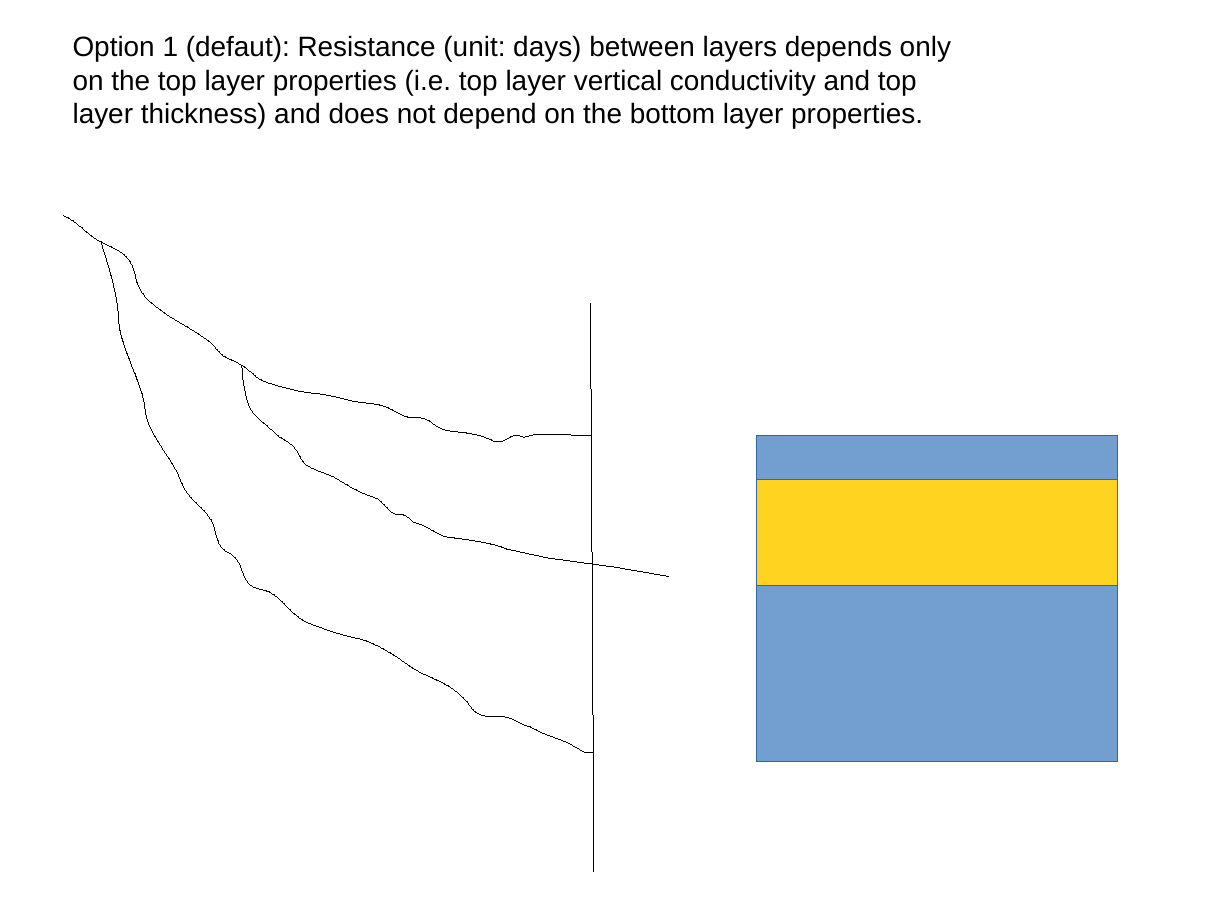
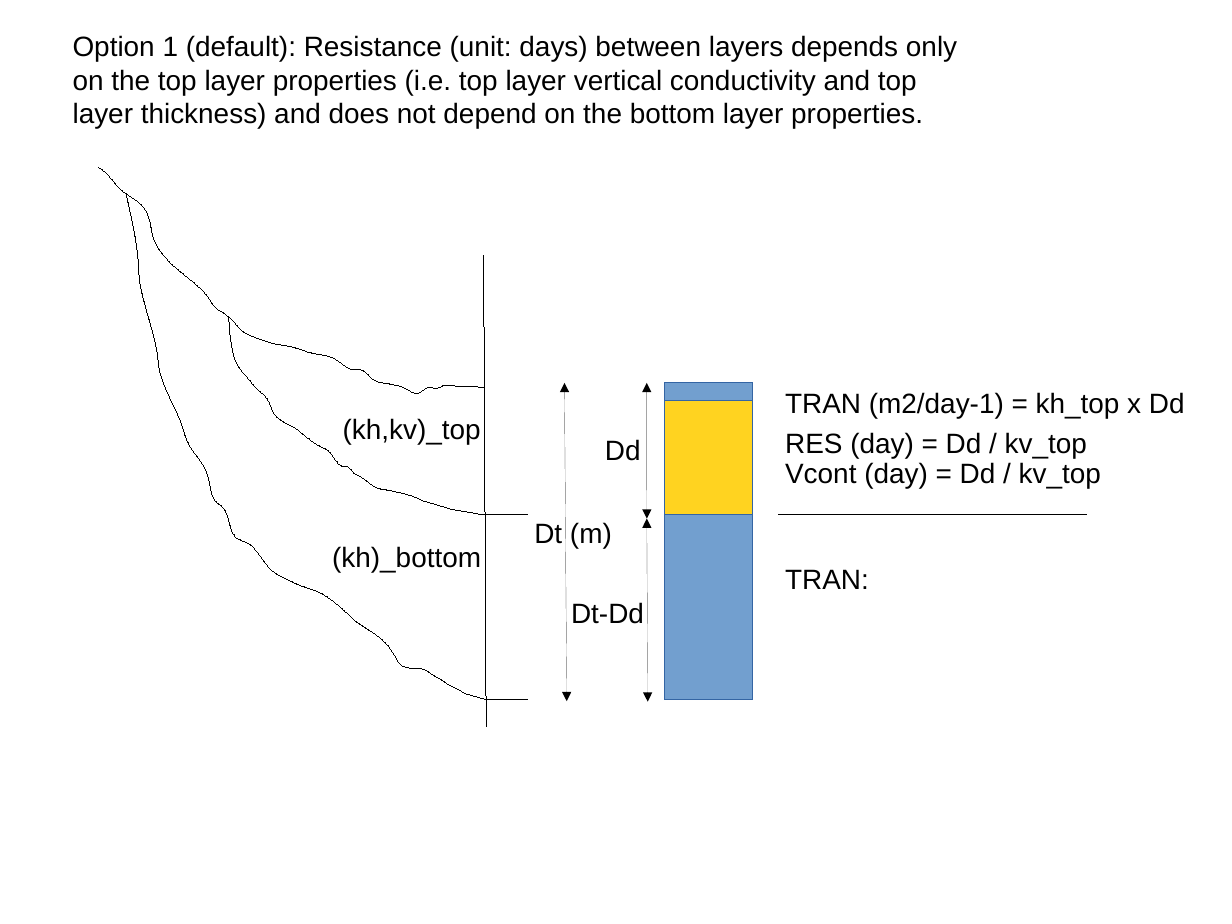
Before and after one commit to UU-Hydro/PCR-GLOBWB_model, a slide deck: slide 1 of inge_scripts/schematization.odp. Drawn at 1232x924 pixels with LibreOffice and Linux fonts; fonts in the diff are those of the drawing. Boxes give left, top, right and bottom in pixels: in the first picture for what was removed or moved away, otherwise in the second. Text is boxed around its words. In the diff, an @@ line names an element or a change of style, - is before the commit and + after.

```diff
--- a/inge_scripts/schematization.odp
+++ b/inge_scripts/schematization.odp
@@ text at [73,35,957,129]: text changed @@
-Option 1 (defaut): Resistance (unit: days) between layers depends only on the top layer properties (i.e. top layer vertical conductivity and top layer thickness) and does not depend on the bottom layer properties.
+Option 1 (default): Resistance (unit: days) between layers depends only on the top layer properties (i.e. top layer vertical conductivity and top layer thickness) and does not depend on the bottom layer properties.
@@ freeform shape: place and size @@
-freeform shape at [64,216,591,442]
+freeform shape at [98,168,484,394]
@@ freeform shape: place and size @@
-freeform shape at [102,243,595,754]
+freeform shape at [126,193,529,700]
@@ line added from (484, 255) to (486, 727), #000000 0 pt @@
@@ freeform shape: place and size @@
-freeform shape at [243,366,670,577]
+freeform shape at [229,316,529,514]
@@ line moved from (590, 304) - (594, 872) to (565, 383) - (567, 701) @@
@@ line (565, 383) - (567, 701): line to double arrow @@
@@ double arrow added from (647, 383) to (647, 519), #000000 0 pt @@
@@ rectangle added at [664,383,752,401], fill #729FCF, outline #3465A4 0 pt @@
@@ text added at [343,418,481,445], 18 pt, text #000000 @@
+(kh,kv)_top
@@ rectangle added at [664,400,752,514], fill #FFD320, outline #3465A4 0 pt @@
@@ text added at [785,392,1185,418], 18 pt, text #000000 @@
+TRAN (m2/day-1) = kh_top x Dd
@@ text added at [605,439,641,461], 18 pt, text #000000 @@
+Dd
@@ rectangle removed at [757,436,1118,489] @@
@@ text added at [785,432,1087,458], 18 pt, text #000000 @@
+RES (day) = Dd / kv_top
@@ text added at [785,462,1101,489], 18 pt, text #000000 @@
+Vcont (day) = Dd / kv_top
@@ rectangle removed at [757,480,1118,585] @@
@@ text added at [534,522,612,549], 18 pt, text #000000 @@
+Dt (m)
@@ double arrow added from (647, 519) to (648, 702), #000000 0 pt @@
@@ rectangle added at [664,515,752,700], fill #729FCF, outline #3465A4 0 pt @@
@@ line added from (779, 515) to (1087, 515), #000000 0 pt @@
@@ text added at [332,546,481,572], 18 pt, text #000000 @@
+(kh)_bottom
@@ text added at [785,569,869,589], 18 pt, text #000000 @@
+TRAN:
@@ rectangle removed at [757,586,1118,761] @@
@@ text added at [571,602,644,624], 18 pt, text #000000 @@
+Dt-Dd
```
Also in this commit, not shown: 3 other files.
